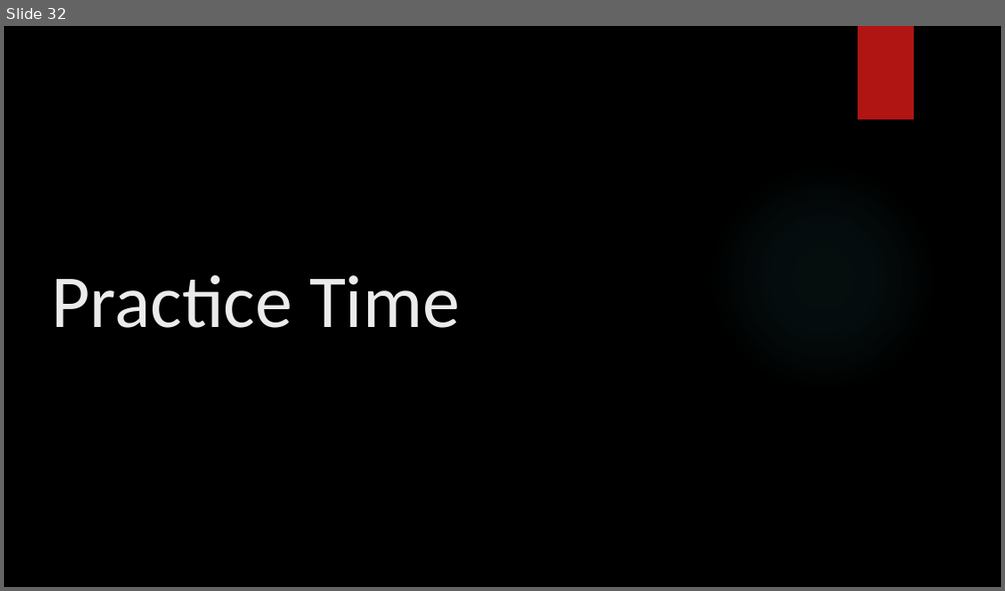
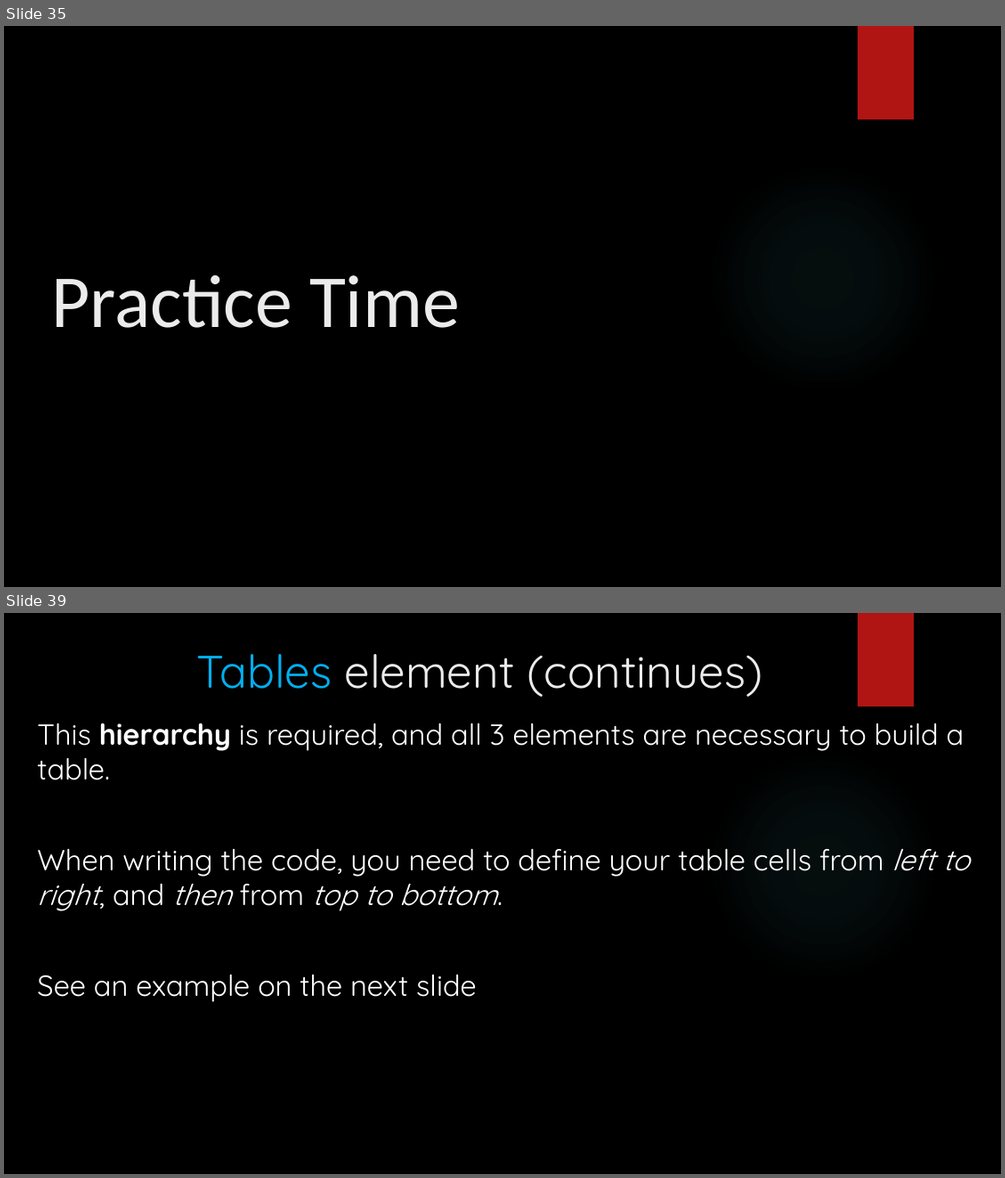
Before and after one commit to BachAmadou/code-lectures, a slide deck: HTML/HTML.pptx. Shown one above the other, each under a label of ours: slide 32 before the commit, slides 35 and 39 after it; the slides between them are not shown. The pictures are 1005x591 and 1005x1178 pixels, drawn with LibreOffice and Linux fonts; fonts in the diff are those of the drawing; background and template pictures are left out. Boxes give left, top, right and bottom in pixels: in the first picture for what was removed or moved away, otherwise in the second. Text is boxed around its words. In the diff, an @@ line names an element or a change of style, - is before the commit and + after.

```diff
--- a/HTML/HTML.pptx
+++ b/HTML/HTML.pptx
@@ slide 39 added at (x1=4, y1=613, x2=1001, y2=1174), background picture (left out); not listed: 2 template elements that a slide beside it also shows @@
@@ title added at (x1=197, y1=654, x2=763, y2=697), 44 pt, text #EBEBEB @@
+Tables element (continues)
@@ text added at (x1=37, y1=723, x2=969, y2=1002), 28 pt, text #FFFFFF @@
+This hierarchy is required, and all 3 elements are necessary to build a table.
+When writing the code, you need to define your table cells from left to right, and then from top to bottom.
+See an example on the next slide
@@ what was slide 32 is now slide 35 @@
```
Also in this commit, not shown: 8 slides changed, 5 other slides added, 42 other files.
